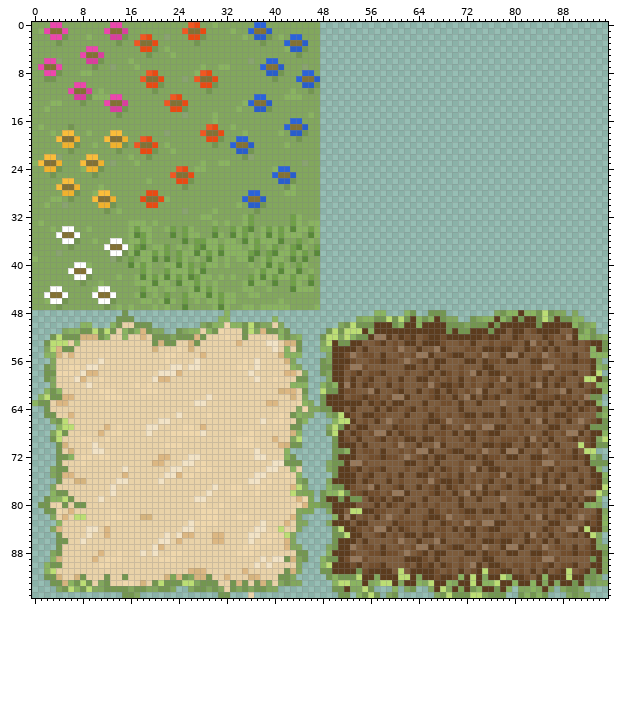
Sprite sheet -- pokeslend.gmx/background/images/Base_Tileset01.png. Above, as it was before the edit.
The file is 96x96 pixels. Colours within 5 levels of each other are drawn and written as one.
Now the later version:
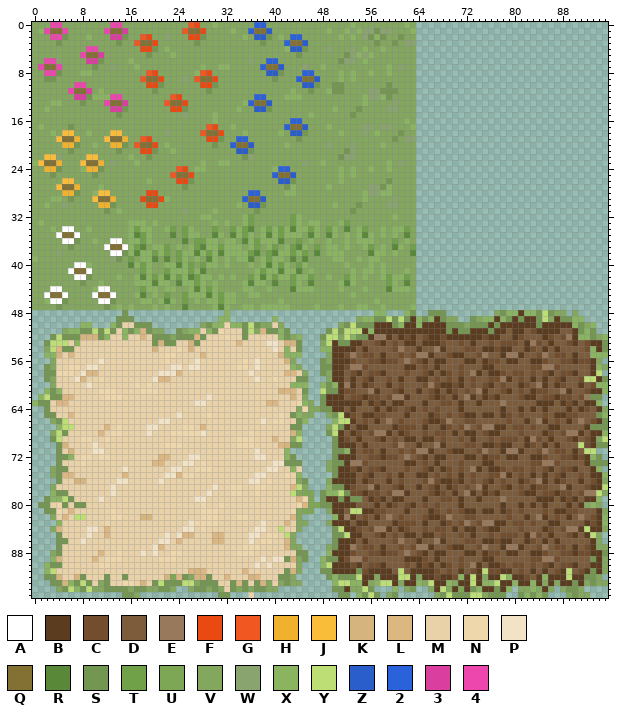
Palette (. is transparent): A #ffffff  B #5c3c1e  C #724e2d  D #7d5c3c  E #98795b  F #e94a12  G #f15721  H #f0b22d  J #fabd3a  K #d5b47e  L #dcb782  M #e9d2a8  N #efd7ac  P #f2e3c6  Q #837134  R #588838  S #739650  T #70a048  U #7ea755  V #82a75d  W #8aa470  X #8ab460  Y #bcde74  Z #295ecb  2 #2a63d9  3 #da3e9e  4 #ed46ac
Diff:
@@ x 46..65 @@
- 0 VV..................
- 1 VV..................
- 2 VV..................
- 3 VV..................
- 4 VV..................
- 5 VV..................
- 6 VV..................
- 7 VV..................
- 8 2V..................
- 9 QZ..................
-10 ZS..................
-11 SV..................
-12 VV..................
-13 VV..................
-14 VV..................
-15 XV..................
-16 VV..................
-17 VV..................
-18 VV..................
-19 VV..................
-20 VV..................
-21 VV..................
-22 VV..................
-23 VV..................
-24 VV..................
-25 VV..................
-26 VV..................
-27 VV..................
-28 VV..................
-29 VV..................
-30 VV..................
-31 VV..................
-32 VV..................
-33 XX..................
-34 TX..................
-35 RX..................
-36 XV..................
-37 VT..................
-38 VR..................
-39 VV..................
-40 VV..................
-41 XV..................
-42 TV..................
-43 RV..................
-44 XV..................
-45 VV..................
-46 VV..................
-47 VX..................
+ 0 VVVVVVVXVVVVVVVVXV..
+ 1 VVVXVVXWXWWSWWVVVX..
+ 2 VVVVVXVXVWSXSVVSVV..
+ 3 VVVVVVVVVVVSVVSVWW..
+ 4 VVVWVVVWVXVVXVVVVV..
+ 5 VVVVVVSWXWXVVVVVVV..
+ 6 VVVVVSWWVXVVVVVVVV..
+ 7 VVXVVVVVVVVVVXVWVV..
+ 8 2VVVVXVXVVXVVXVVVV..
+ 9 QZVVVXVXVVVVVVVVVV..
+10 ZSVVSSVVVVVVVSVVVV..
+11 SVVXSSVVVVWWSSSVVV..
+12 VVVVVVVVVXWWXSVVVV..
+13 VVVVVVVVVXVVVVWVVV..
+14 VVVVXVVVSVVVVWWVVV..
+15 XVVVVVVSVVVVVVVVVV..
+16 VVVVVVVVVVVVVVVVXV..
+17 VVVXVVVVVWWVWWVVVX..
+18 VVVVVXVVVWVXVVVSVV..
+19 VVVVVVVVVVVVVVSVWW..
+20 VVVWVVVWVVVVXVVVVV..
+21 VVVVVVSWVVVVVVVVVV..
+22 VVVVVSWWVVVVVVVVVV..
+23 VVXVVVVVVVVVVXVWVV..
+24 VVVVVXVXVVXVVXVVVV..
+25 VVVVVXVXVVVVVVVVVV..
+26 VVVVVXVVVVVVVSVVVV..
+27 VVVXVVVVVVWWSXVVVV..
+28 VVVVVVVVVXWWXXVVVV..
+29 VVVVVVVVVXVVVVWVVV..
+30 VVVVXVVVSVVVVWWVVV..
+31 VVVVVVVSVVVVVVVVVV..
+32 VVVVVVVVVVVVVVXVVV..
+33 XXVVVXTVVVVVVVVVVV..
+34 TXVTXVRVXTVVXVXXTV..
+35 RXVRXVXVXRXVXVXVRV..
+36 XVVXVVXVXXXVVVTVXV..
+37 VTVXXVXVVXTVXVRXVT..
+38 VRVXXXVVVVRXXVXVVR..
+39 VVVVXXVVXVXXVVVVVV..
+40 VVVVVVXVVVXVXVVVVV..
+41 XVVVVVVXVXXVXVVVXV..
+42 TVVXVVTXVXVVXTXXTV..
+43 RVVVVXRXVVVVVTXVRV..
+44 XVVVVXVVVXVVVRXXXV..
+45 VVVVVVVXVVVVVVVVVV..
+46 VVVVVVVVVVVXVVVVVV..
+47 VXVVVXVVXXVVXVVVVX..
 48 ...........XX...XS..
Pixel boxes of the changes (left, top, right, bottom) in both pictures:
added: (320, 22, 416, 310)
